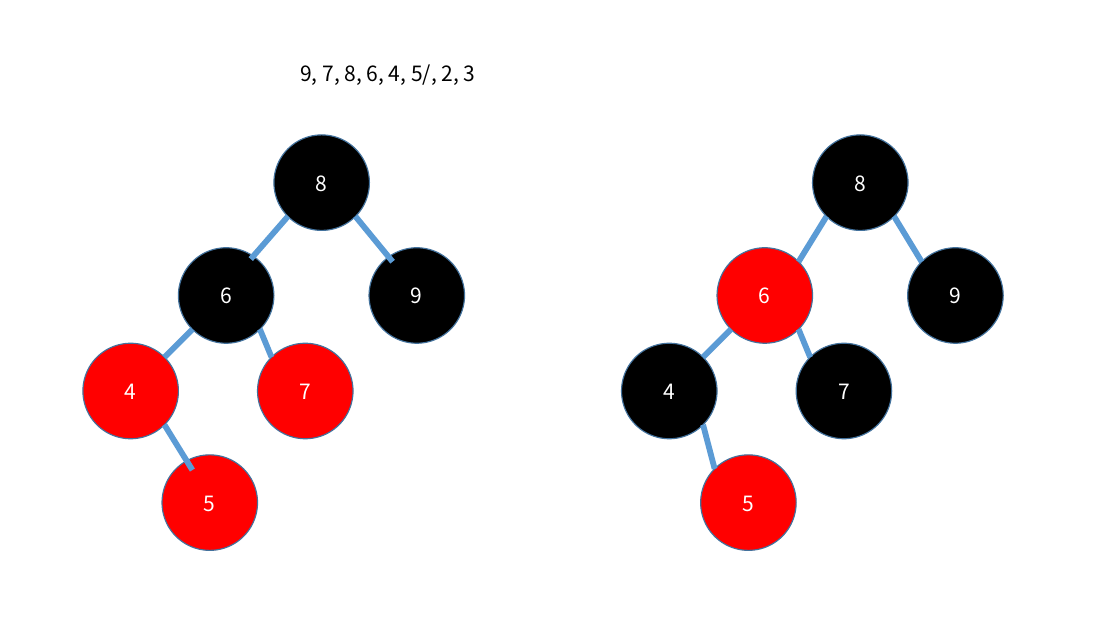
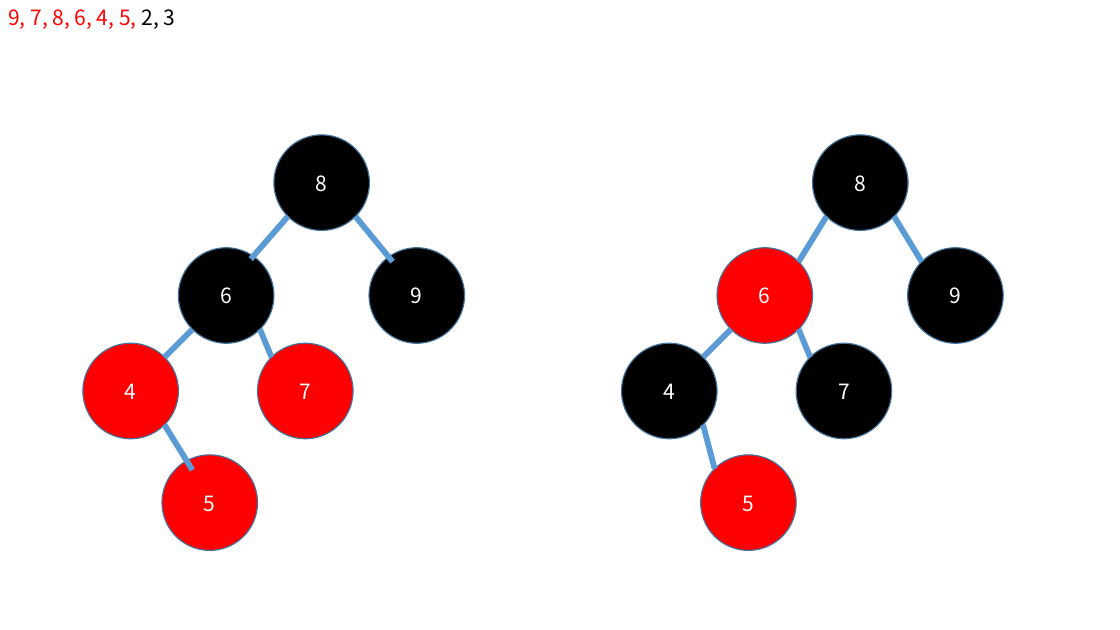
Before and after one commit to ClumsyTurtleWany/Wany_Project, a slide deck: slide 4 of DOC/Tree_1/Red-Black Tree.pptx. Drawn at 1120x630 pixels with LibreOffice and Linux fonts; fonts in the diff are those of the drawing. Boxes give left, top, right and bottom in pixels: in the first picture for what was removed or moved away, otherwise in the second. Text is boxed around its words. In the diff, an @@ line names an element or a change of style, - is before the commit and + after.

```diff
--- a/DOC/Tree_1/Red-Black Tree.pptx
+++ b/DOC/Tree_1/Red-Black Tree.pptx
@@ text at [8,9,176,29]: text changed; text colour #000000 to #FF0000 @@
-9, 7, 8, 6, 4, 5/, 2, 3
+9, 7, 8, 6, 4, 5, 2, 3
```
Also in this commit, not shown: 6 other slides changed, 1 other file.
